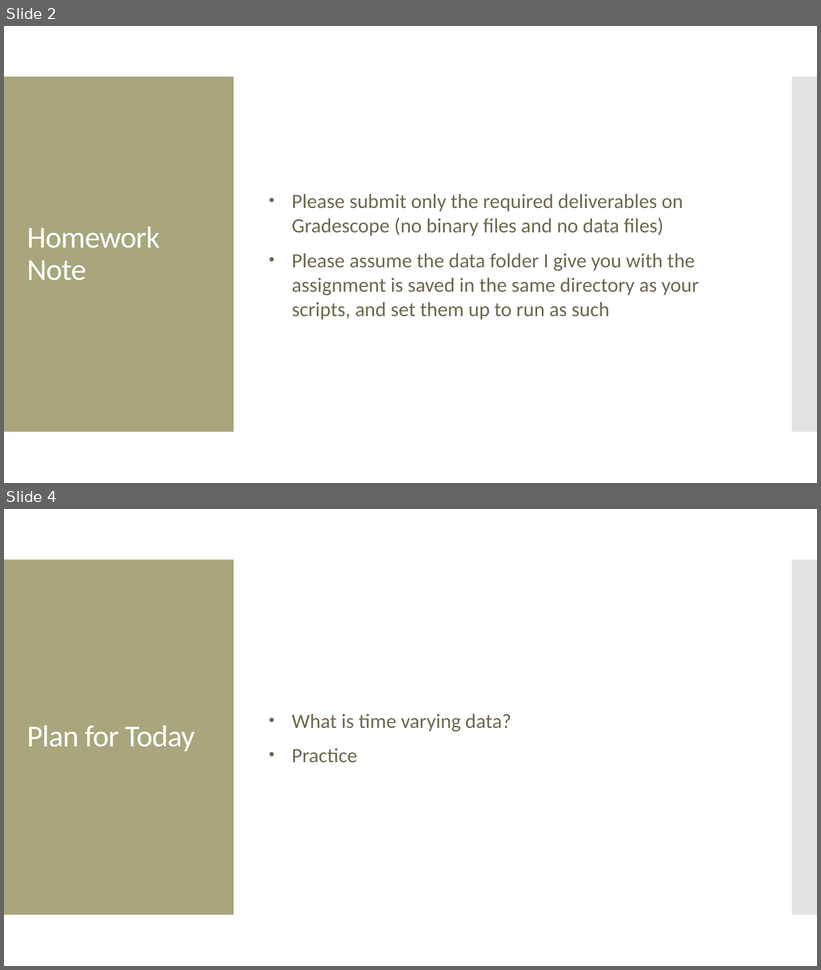
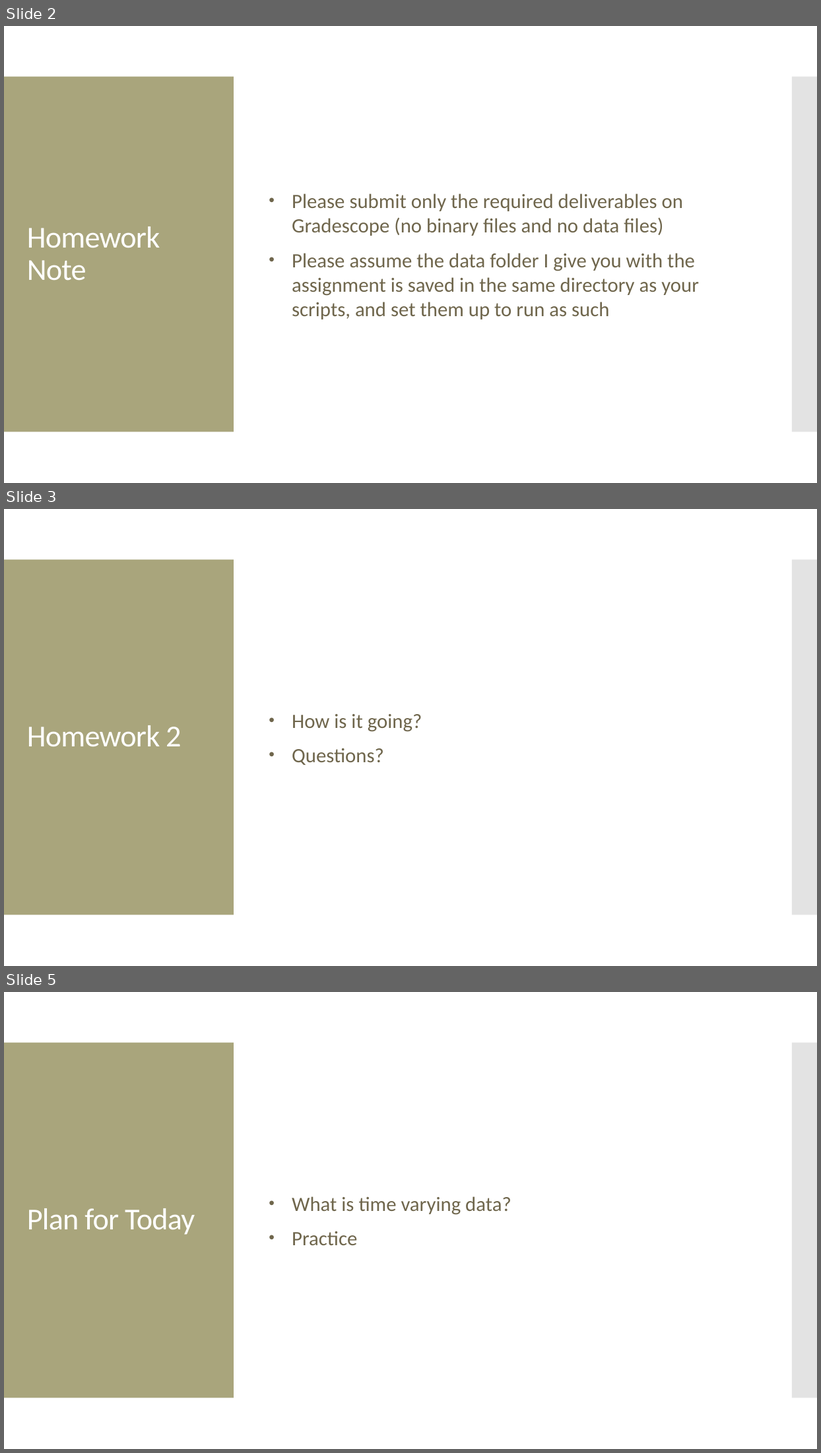
Before and after one commit to amosca01/SDS-CS235, a slide deck: slides/06-time-varying-data.pptx. Shown one above the other, each under a label of ours: slides 2 and 4 before the commit, slides 2, 3 and 5 after it; the slides between them are not shown. The pictures are 821x970 and 821x1453 pixels, drawn with LibreOffice and Linux fonts; fonts in the diff are those of the drawing. Boxes give left, top, right and bottom in pixels: in the first picture for what was removed or moved away, otherwise in the second. Text is boxed around its words. In the diff, an @@ line names an element or a change of style, - is before the commit and + after.

```diff
--- a/slides/06-time-varying-data.pptx
+++ b/slides/06-time-varying-data.pptx
@@ slide 3 added at box(4, 509, 817, 966), background #FFFFFF; not listed: 2 template elements that a slide beside it also shows @@
@@ title added at box(27, 725, 181, 747), 36 pt, text #FFFFFF @@
+Homework 2
@@ text added at box(292, 714, 422, 765), 24 pt, text #6F664C @@
+• How is it going?
+• Questions?
@@ what was slide 4 is now slide 5 @@
```
Also in this commit, not shown: 1 slide changed, 10 other files.
